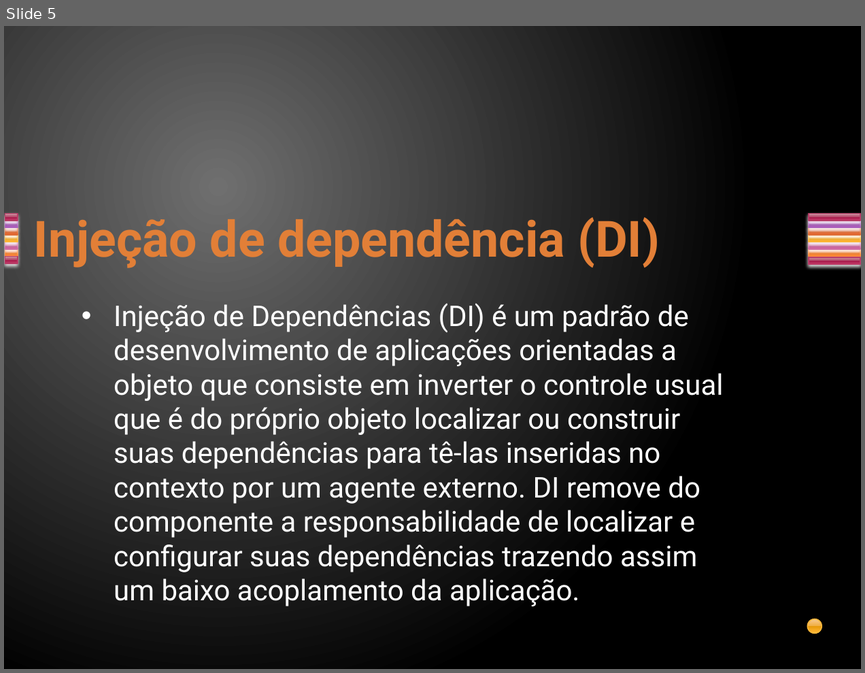
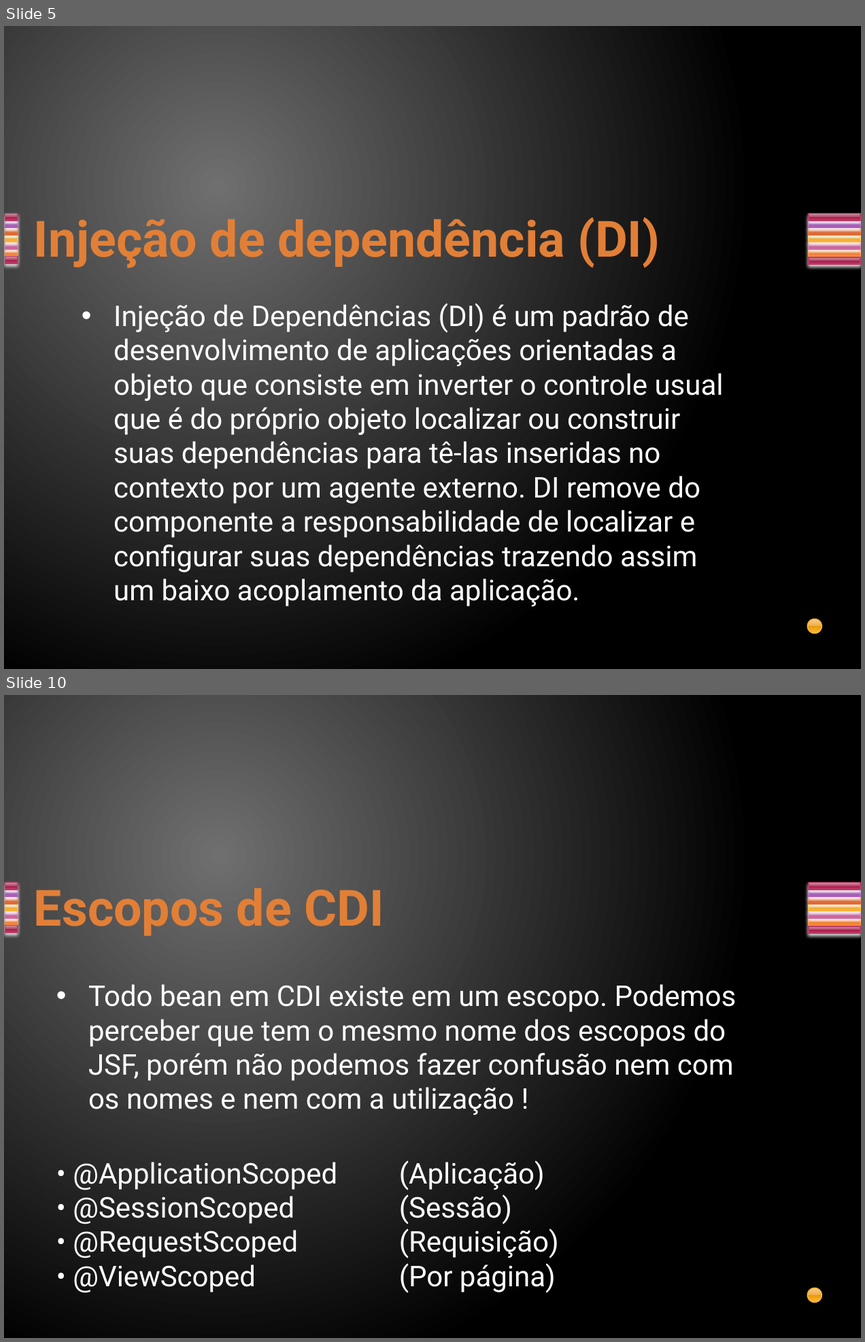
Before and after one commit to davirj9/javaAvancado, a slide deck: AulasAvancado/src/main/resources/br/com/3- CDI/CDI.pptx. Shown one above the other, each under a label of ours: slide 5 before the commit, slides 5 and 10 after it; the slides between them are not shown. The pictures are 865x673 and 865x1342 pixels, drawn with LibreOffice and Linux fonts; fonts in the diff are those of the drawing. Boxes give left, top, right and bottom in pixels: in the first picture for what was removed or moved away, otherwise in the second. Text is boxed around its words. In the diff, an @@ line names an element or a change of style, - is before the commit and + after.

```diff
--- a/AulasAvancado/src/main/resources/br/com/3- CDI/CDI.pptx
+++ b/AulasAvancado/src/main/resources/br/com/3- CDI/CDI.pptx
@@ slide 10 added at [4, 695, 861, 1338], background gradient #707070 to #000000; not listed: 15 template elements that a slide beside it also shows @@
@@ title added at [34, 888, 383, 936], 42 pt, text gradient #E38037 to #FA8D3D, bold @@
+Escopos de CDI
@@ text added at [73, 984, 736, 1293], 24 pt, text #FFFFFF @@
+• Todo bean em CDI existe em um escopo. Podemos perceber que tem o mesmo nome dos escopos do JSF, porém não podemos fazer confusão nem com os nomes e nem com a utilização !
+• @ApplicationScoped (Aplicação)
+• @SessionScoped (Sessão)
+• @RequestScoped (Requisição)
+• @ViewScoped (Por página)
```
Also in this commit, not shown: 1 slide changed, 3 other slides added, 16 slides removed.
